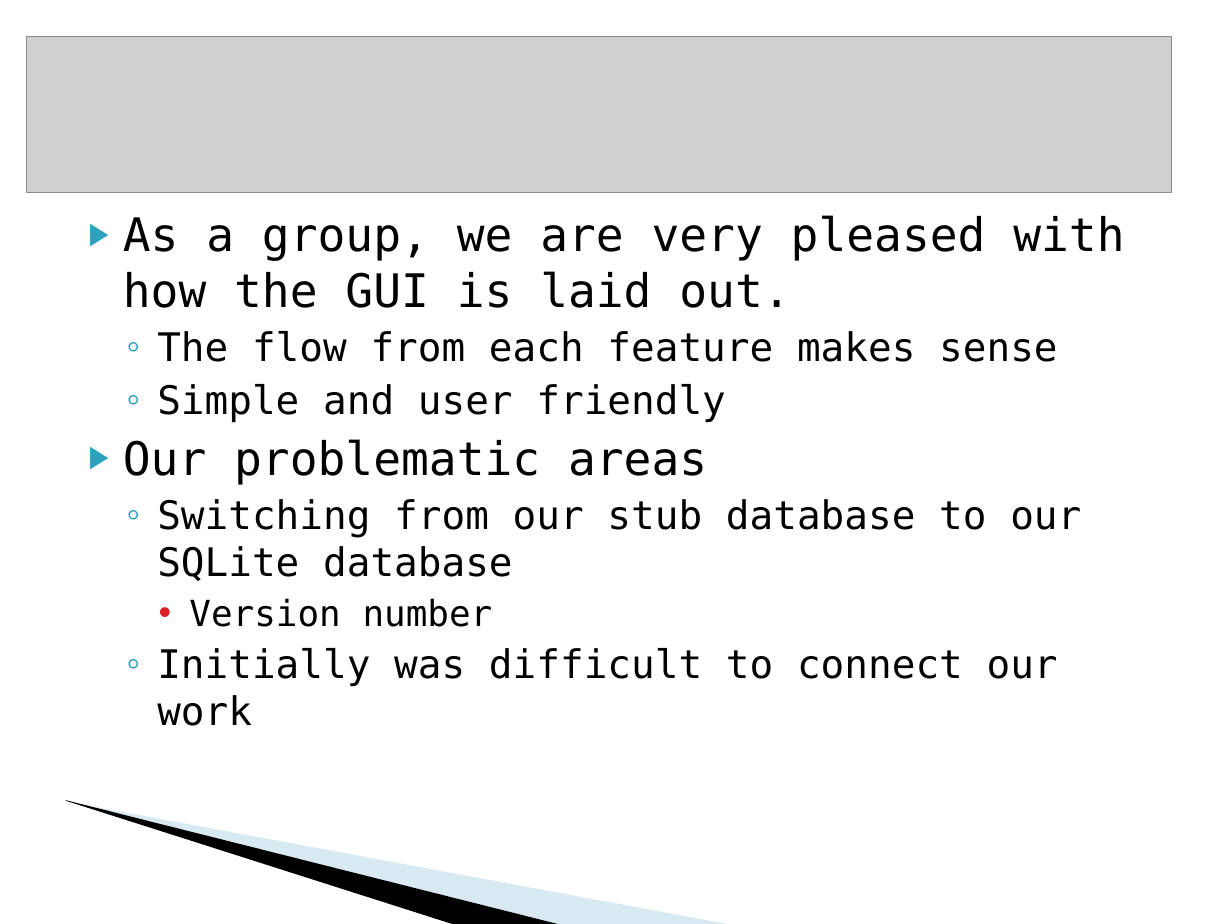
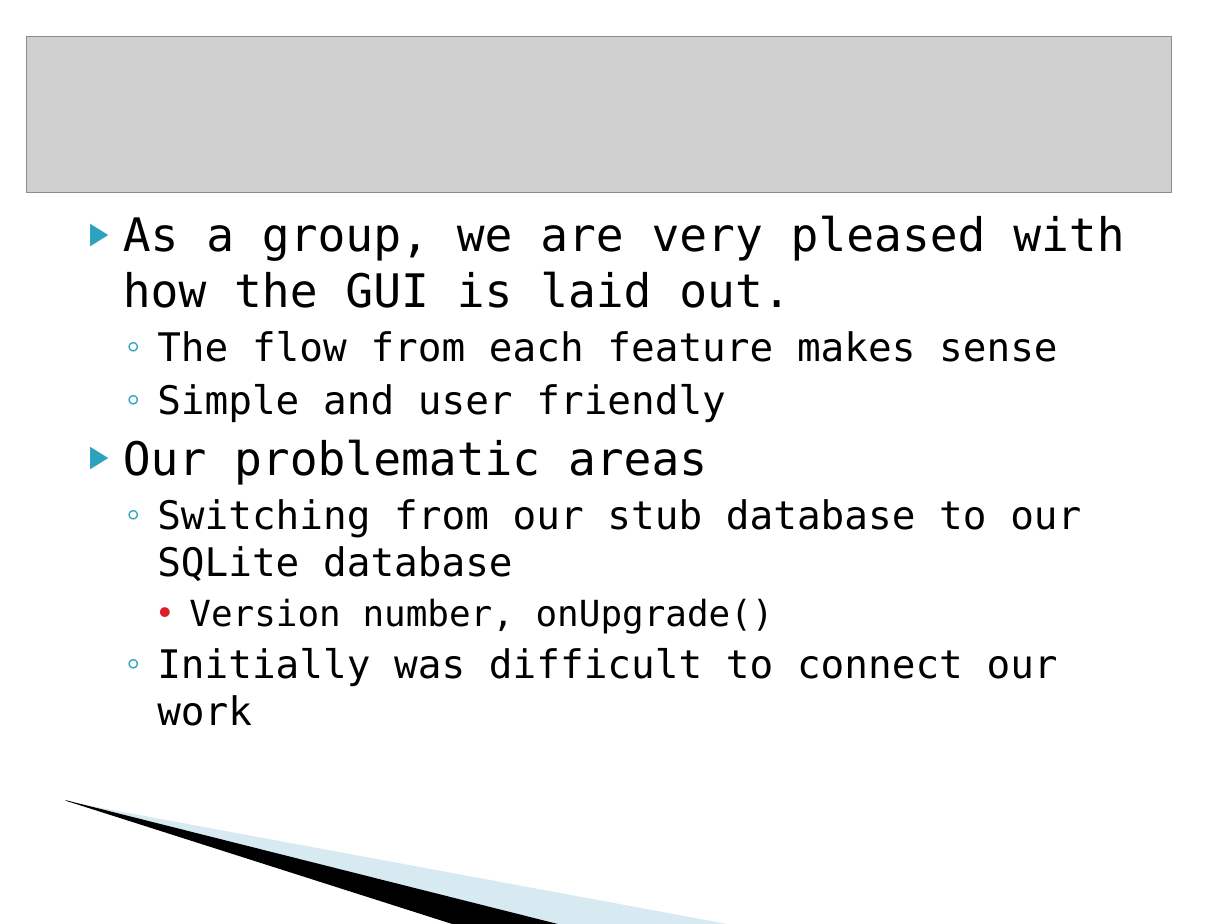
Before and after one commit to COMP3350Group8/Course-Manager, a slide deck: slide 10 of Documentation/COMP3350-Presentation.ppt. Drawn at 1232x924 pixels with LibreOffice and Linux fonts; fonts in the diff are those of the drawing; grey boxes stand for pictures; background and template pictures are left out. Boxes give left, top, right and bottom in pixels: in the first picture for what was removed or moved away, otherwise in the second. Text is boxed around its words. In the diff, an @@ line names an element or a change of style, - is before the commit and + after.

```diff
--- a/Documentation/COMP3350-Presentation.ppt
+++ b/Documentation/COMP3350-Presentation.ppt
@@ text at (189, 598, 774, 634): text changed @@
-    • Version number
+    • Version number, onUpgrade()
```
Also in this commit, not shown: 2 other files.
